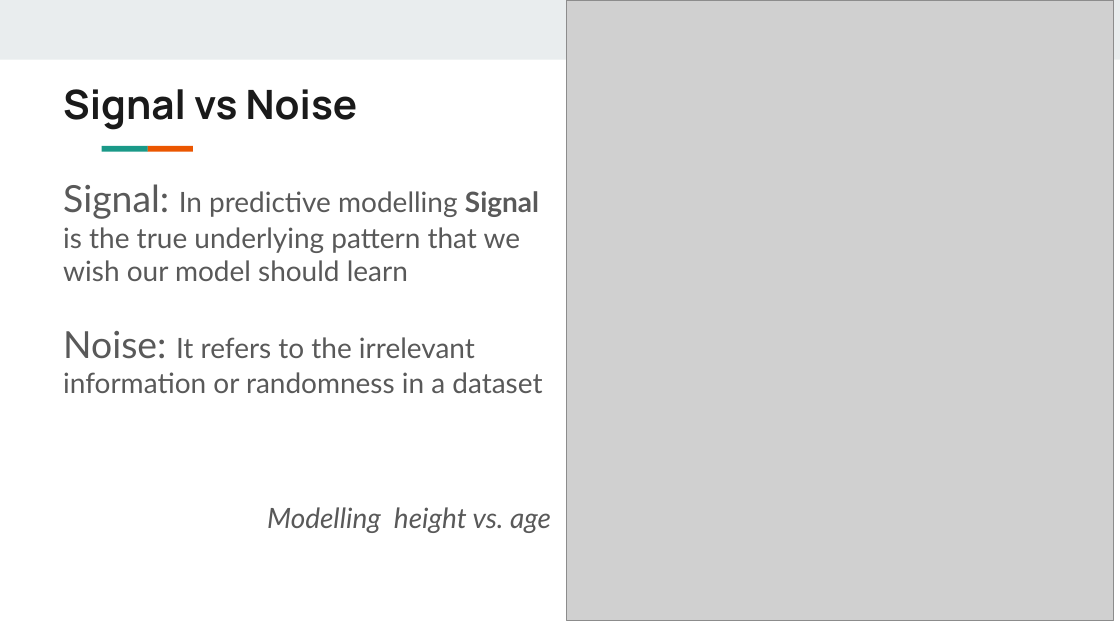
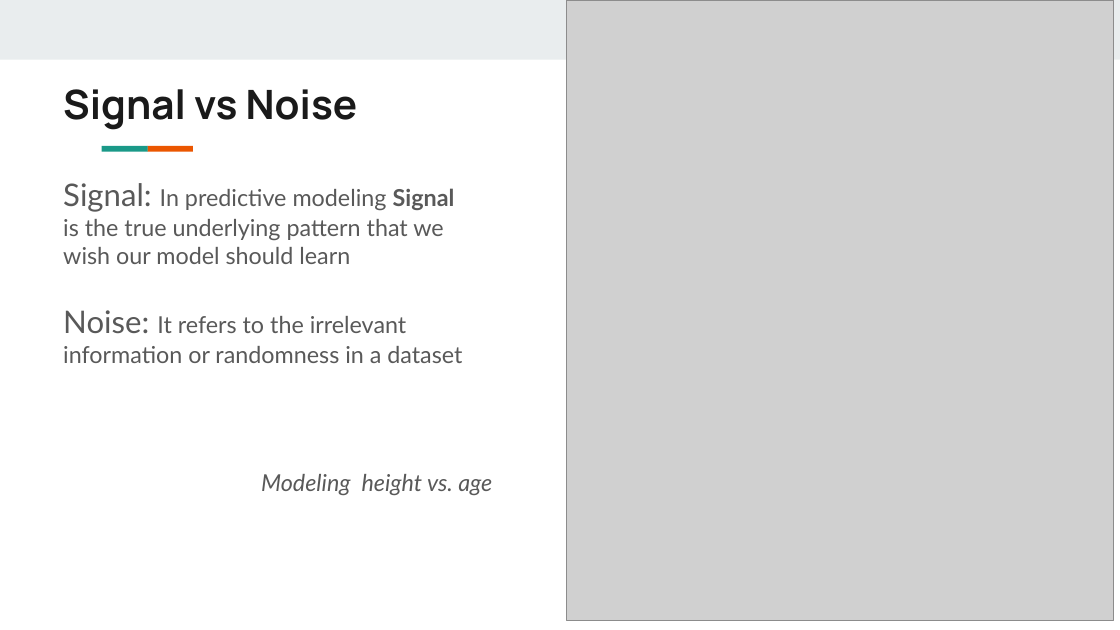
Before and after one commit to ameyyadav09/supervisedLearning, a slide deck: slide 5 of SupervisedLearning/Supervised Learning.odp. Drawn at 1120x630 pixels with LibreOffice and Linux fonts; fonts in the diff are those of the drawing; grey boxes stand for pictures. Boxes give left, top, right and bottom in pixels: in the first picture for what was removed or moved away, otherwise in the second. Text is boxed around its words. In the diff, an @@ line names an element or a change of style, - is before the commit and + after.

```diff
--- a/SupervisedLearning/Supervised Learning.odp
+++ b/SupervisedLearning/Supervised Learning.odp
@@ text at box(63, 183, 455, 212): text changed; size 18 to 15 pt @@
-Signal: In predictive modelling Signal
+Signal: In predictive modeling Signal
@@ text at box(63, 219, 462, 363): size 18 to 15 pt in "is the true underlying pattern that we", "wish our model should learn", "It refers to the irrelevant", "information or randomness in a dataset"; size 24 to 20 pt in "Noise:" @@
@@ text at box(261, 474, 492, 495): text changed; size 18 to 15 pt @@
-Modelling height vs. age
+Modeling height vs. age
```
Also in this commit, not shown: 5 other slides changed, 1 other file.
